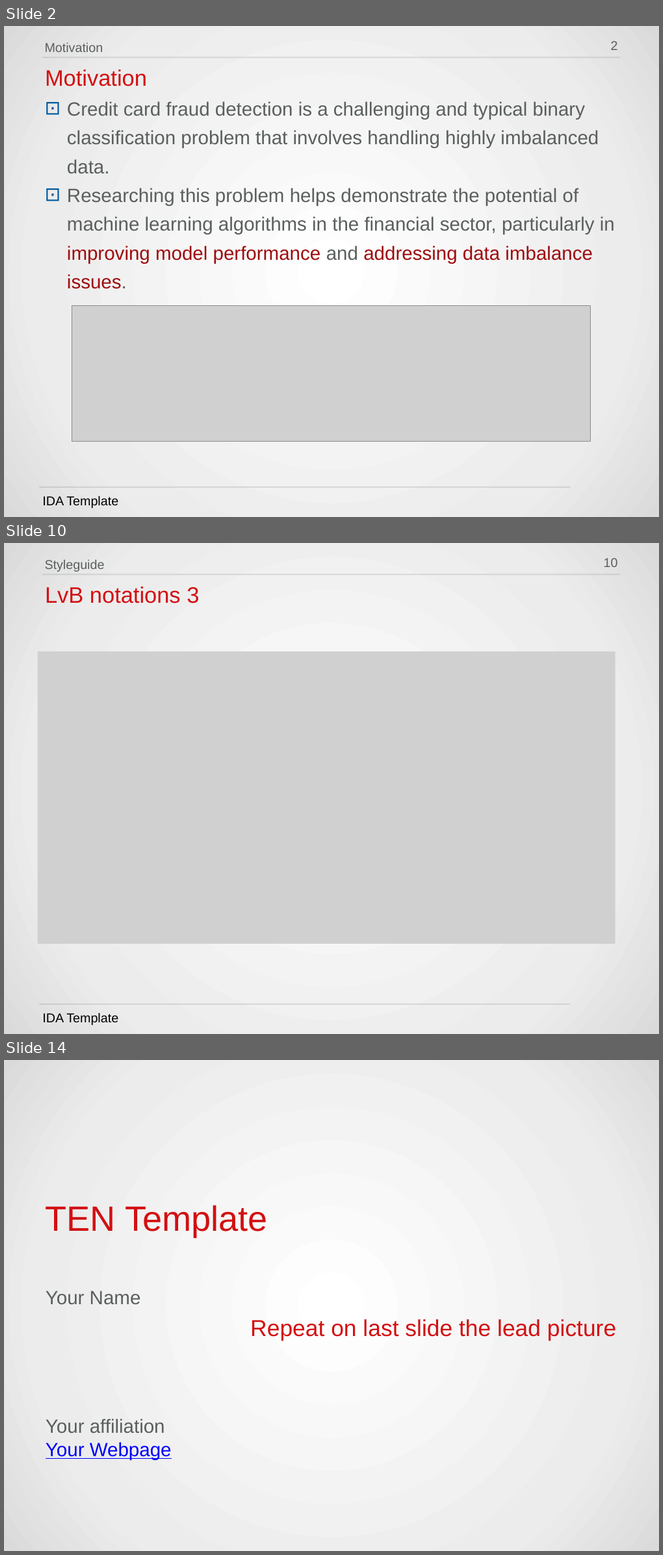
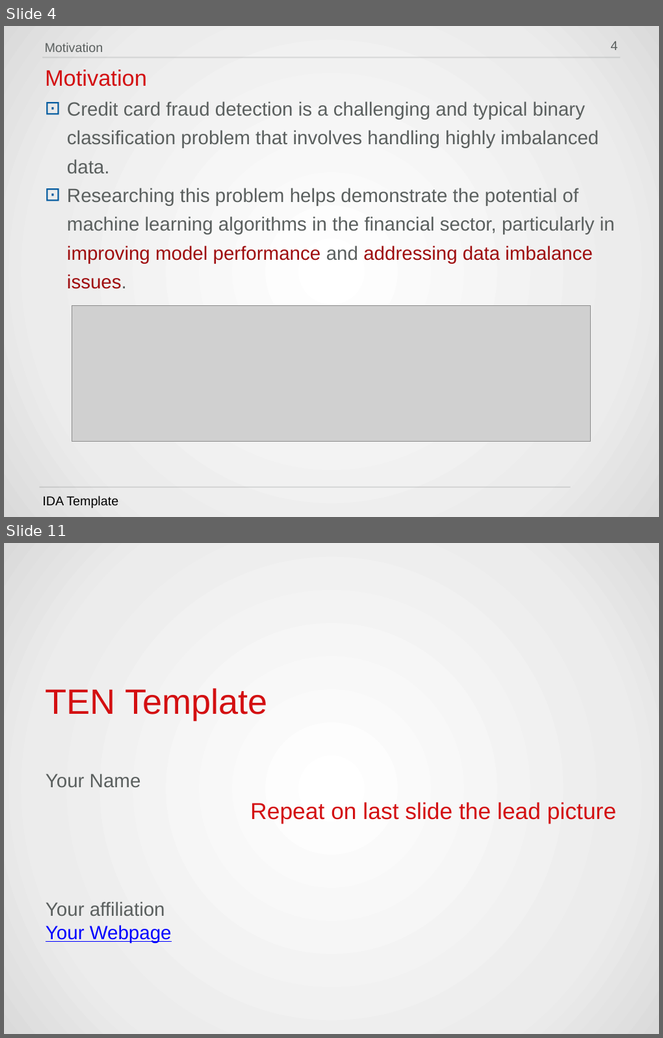
Before and after one commit to HWTeng-Teaching/202409-ML-FinTech, a slide deck: projects/5_機器學習應用於偵測信用卡詐欺的績效評估.pptx. Shown one above the other, each under a label of ours: slides 2, 10 and 14 before the commit, slides 4 and 11 after it; the slides between them are not shown. The pictures are 663x1555 and 663x1038 pixels, drawn with LibreOffice and Linux fonts; fonts in the diff are those of the drawing; grey boxes stand for pictures; background and template pictures are left out. Boxes give left, top, right and bottom in pixels: in the first picture for what was removed or moved away, otherwise in the second. Text is boxed around its words. In the diff, an @@ line names an element or a change of style, - is before the commit and + after.

```diff
--- a/projects/5_機器學習應用於偵測信用卡詐欺的績效評估.pptx
+++ b/projects/5_機器學習應用於偵測信用卡詐欺的績效評估.pptx
@@ slide 10 removed at box(4, 543, 659, 1034), background gradient #FFFFFF to #ECECEC to #DADADA; not listed: 2 template elements that a slide beside it also shows @@
@@ text removed at box(45, 560, 105, 572) @@
-Styleguide
@@ page number removed at box(604, 558, 618, 567) @@
-10
@@ text removed at box(45, 587, 199, 603) @@
-LvB notations 3
@@ picture removed at box(38, 652, 616, 944) @@
@@ text removed at box(42, 1013, 118, 1025) @@
-IDA Template
@@ what was slide 2 is now slide 4 @@
@@ page number at box(611, 41, 618, 50): text changed @@
-2
+4
@@ what was slide 14 is now slide 11 @@
```
Also in this commit, not shown: 2 slides changed, 6 slides added, 8 other slides removed.
